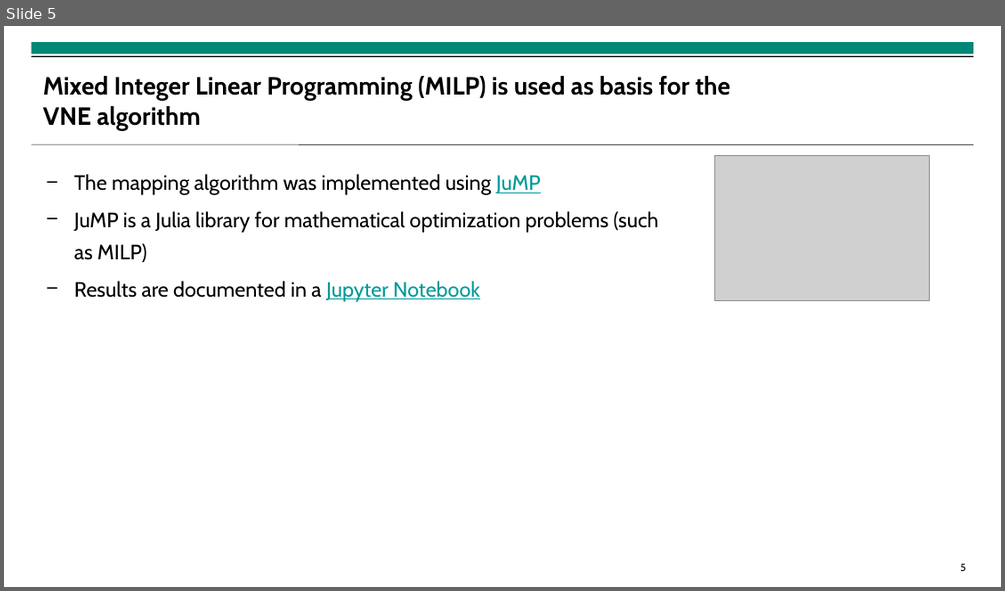
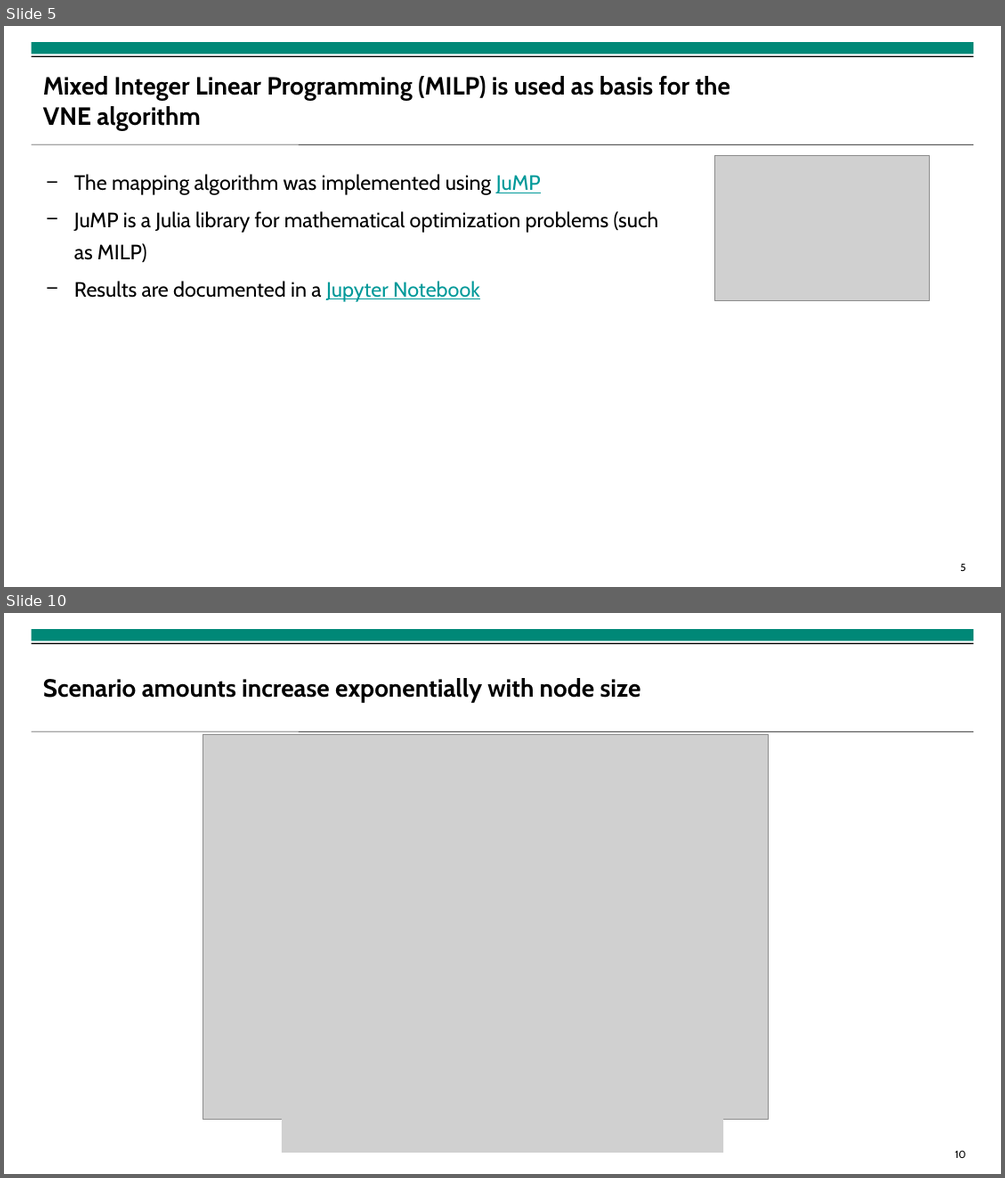
Before and after one commit to isabella-grieser/VNR-optimization-for-VPP, a slide deck: presentation/VPP_Presentation_EINS.pptx. Shown one above the other, each under a label of ours: slide 5 before the commit, slides 5 and 10 after it; the slides between them are not shown. The pictures are 1005x591 and 1005x1178 pixels, drawn with LibreOffice and Linux fonts; fonts in the diff are those of the drawing; grey boxes stand for pictures; background and template pictures are left out. Boxes give left, top, right and bottom in pixels: in the first picture for what was removed or moved away, otherwise in the second. Text is boxed around its words. In the diff, an @@ line names an element or a change of style, - is before the commit and + after.

```diff
--- a/presentation/VPP_Presentation_EINS.pptx
+++ b/presentation/VPP_Presentation_EINS.pptx
@@ slide 10 added at (x1=4, y1=613, x2=1001, y2=1174), background #FFFFFF; not listed: 4 template elements that a slide beside it also shows @@
@@ title added at (x1=43, y1=678, x2=641, y2=703), 24 pt, text #000000, bold @@
+Scenario amounts increase exponentially with node size
@@ picture added at (x1=202, y1=734, x2=769, y2=1119) @@
@@ picture added at (x1=282, y1=1113, x2=723, y2=1152) @@
```
Also in this commit, not shown: 7 slides changed, 8 other slides added, 1 slide removed, 18 other files.
